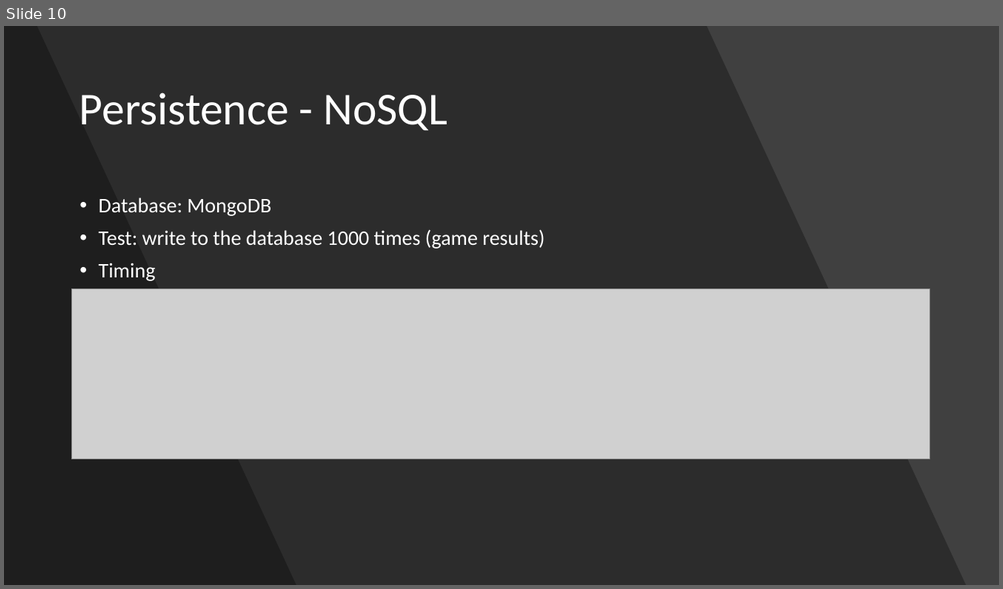
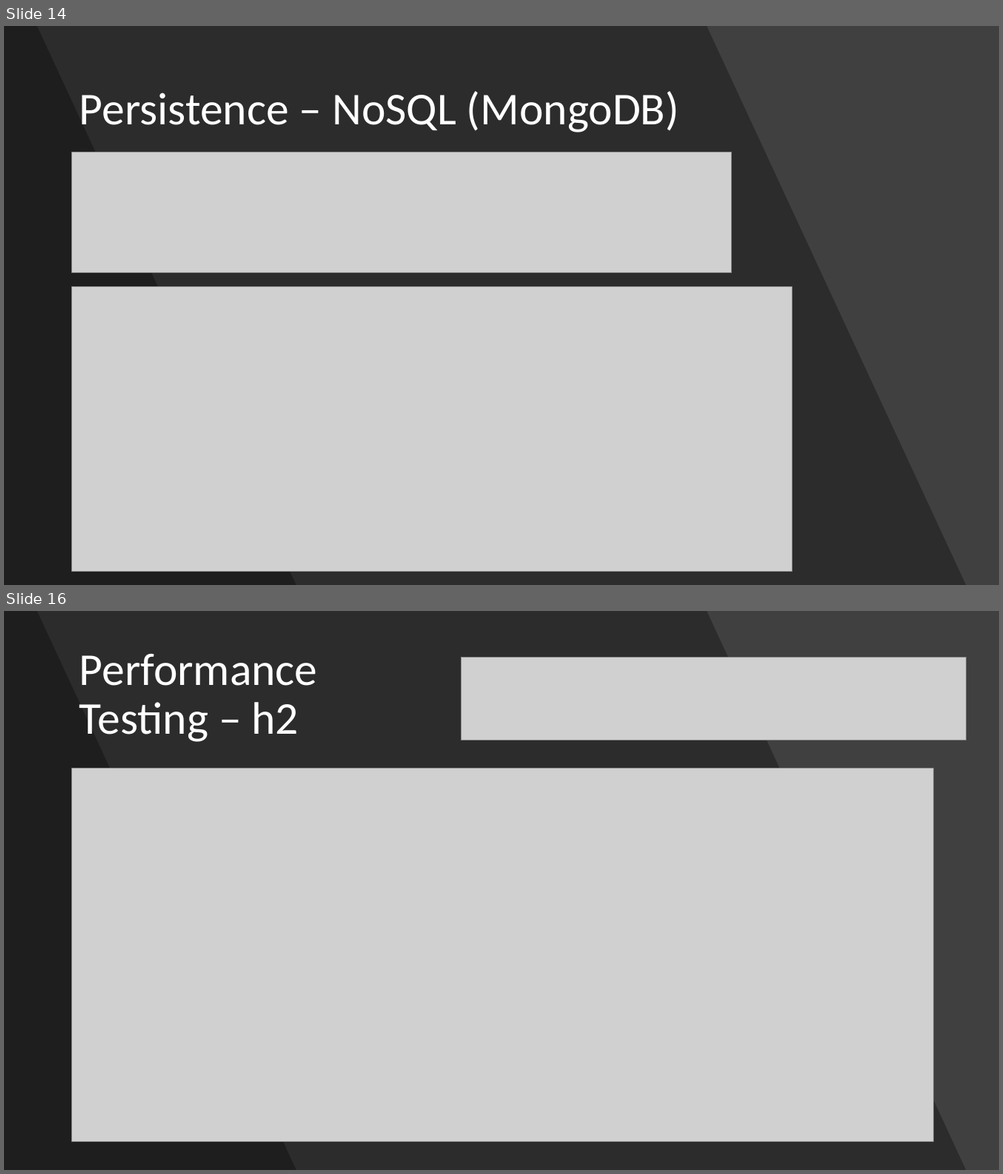
Before and after one commit to webbureaucrat/learn-duel, a slide deck: swar_learn_duel.pptx. Shown one above the other, each under a label of ours: slide 10 before the commit, slides 14 and 16 after it; the slides between them are not shown. The pictures are 1003x589 and 1003x1174 pixels, drawn with LibreOffice and Linux fonts; fonts in the diff are those of the drawing; grey boxes stand for pictures. Boxes give left, top, right and bottom in pixels: in the first picture for what was removed or moved away, otherwise in the second. Text is boxed around its words. In the diff, an @@ line names an element or a change of style, - is before the commit and + after.

```diff
--- a/swar_learn_duel.pptx
+++ b/swar_learn_duel.pptx
@@ slide 16 added at <box>4,611,999,1170</box>, background #404040 @@
@@ freeform shape added at <box>4,611,966,1170</box>, fill #000000 at 30% opacity @@
@@ freeform shape added at <box>4,611,296,1170</box>, fill #000000 at 30% opacity @@
@@ title added at <box>79,654,318,742</box>, 44 pt, text #FFFFFF @@
+Performance Testing – h2
@@ picture added at <box>461,658,966,740</box> @@
@@ picture added at <box>72,769,933,1142</box> @@
@@ what was slide 10 is now slide 14 @@
@@ slide 14 changed as well @@
@@ title at <box>79,91,679,133</box>: text changed @@
-Persistence - NoSQL
+Persistence – NoSQL (MongoDB)
@@ picture added at <box>72,152,731,273</box> @@
@@ text removed at <box>99,198,544,281</box> @@
-• Database: MongoDB
-• Test: write to the database 1000 times (game results)
-• Timing
@@ picture: place and size @@
-picture at <box>72,289,930,460</box>
+picture at <box>72,287,792,572</box>
```
Also in this commit, not shown: 8 other slides changed, 10 other slides added, 2 slides removed.
